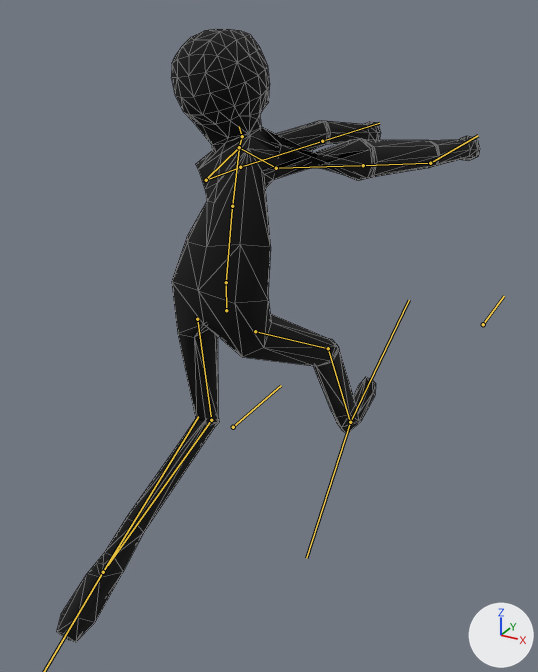
Two versions of the glTF model imports/creepy.gltf, one commit apart.
Both versions are drawn from a 50 mm camera at (2.25, -3.56, 3.72) aimed at (0.01, 0.52, 1.68). Lighting does not change. The marker at lower right points along +X, +Y and +Z. Both versions are drawn at frame 12 of the action 'chasing'; the numbers are the values there. The bones that bend it are drawn over the model as lines. Mesh edges are drawn as thin lines.

Objects in the first picture: 'Body'.
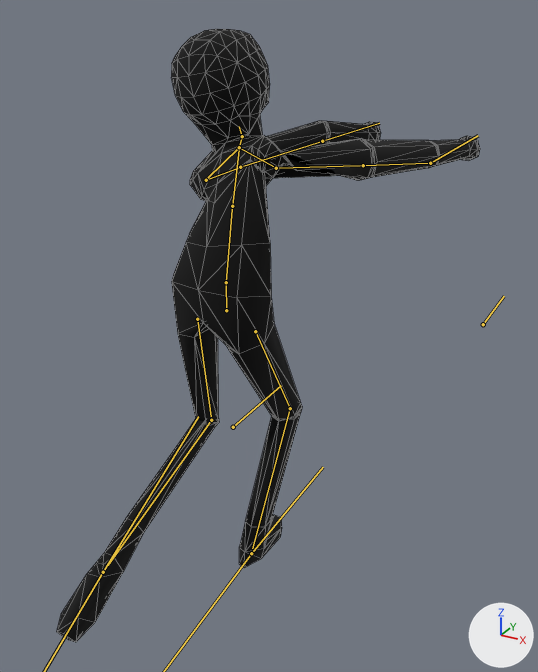
The edits, one by one:
Bone 'Leg1.R' (bone_leg1_r) turns from (71, 22, 27) to (32, 20, 12) degrees about its own x, y and z.
Bone 'Leg2.R' (bone_leg2_r) turns from (-29, -1, -2) to (-38, -1, -3) degrees about its own x, y and z.
Bone 'Foot.R' (bone_foot_r) turns from (9, -8, 26) to (12, -12, 19) degrees about its own x, y and z.

What differs and where, as boxes [x1, y1, x2, y2] in the pictures (538 x 672 px):
'Body', posed
    both: [57, 29, 480, 642]
bone 'Leg1.R', root to tip
    before: (255, 331) to (325, 348)
    after: (255, 331) to (289, 406)
bone 'Leg2.R', root to tip
    before: (328, 348) to (349, 419)
    after: (290, 408) to (252, 548)
bone 'Foot.R', root to tip
    before: (350, 422) to (409, 300)
    after: (251, 553) to (323, 467)
